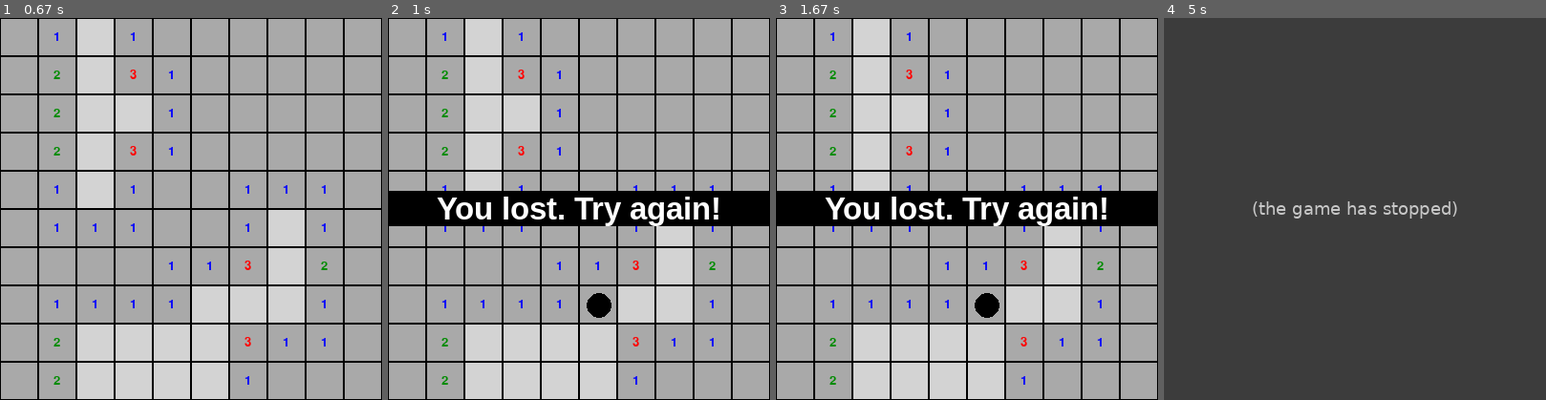
Above: before the commit, frames 1-4 (left to right).
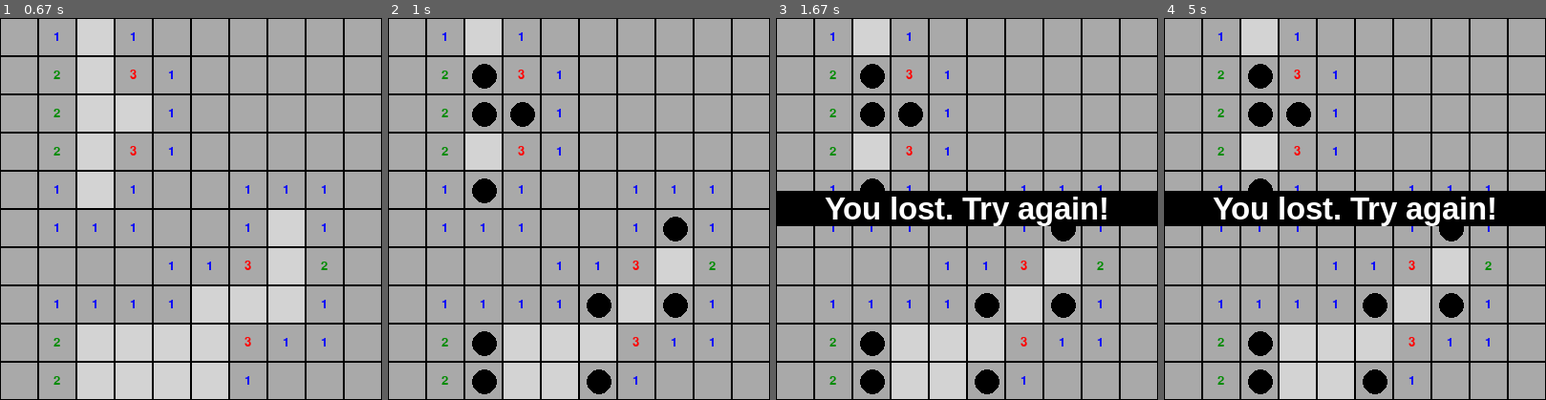
Above: after the commit, the same moments.

Repository: z-rayc/Minesweeper-Pygame
Game: pygame game, started from Minesweeper.py
The game is run twice, just before and just after one commit, with the same random seed, the same clock (stepped at 60 frames per second) and the same inputs.
Inputs (mouse positions are in pixels of both pictures, inside the frame that each line leads up to):
- Up to frame 1 (0.67 s): click (191, 209) at 0.38 s
- Up to frame 2 (1 s): click (617, 293) at 0.72 s
- Up to frame 3 (1.67 s): click (1020, 75) at 1.05 s
- Up to frame 4 (5 s): no input

Frame 1 is identical in both runs. In frame 2, 15% of the frame differs, in the area x 0-100%, y 10-100%; in frame 3, 7.3%; in frame 4, 100%, in the area x 0-100%, y 0-100%.
Before the commit the program exited at 4.72 s; later frames show no game.

Commit message:
Reveal correct solution upon victory/defeat

Diff:
--- a/Minesweeper.py
+++ b/Minesweeper.py
@@ -1,6 +1,5 @@
 import pygame
 import random
-# This uses Python 3.8.5 64-bit
 
 pygame.init()
 
@@ -47,7 +46,7 @@
     for col in range(0, X_TILES):
         for row in range(0, Y_TILES):
             tile = grid[col][row]
-            tile.drawTile()
+            tile.draw_tile()
 
 def get_neighbours(grid, tile):
     """ Get all neighbours of the given tile. """
@@ -141,7 +140,7 @@
         current_tile = neighbours[i]
 
         if current_tile.is_open == False and current_tile.is_flagged == False:
-            current_tile.openTile()
+            current_tile.open_tile()
             global OPENED_TILES
             OPENED_TILES += 1
 
@@ -151,14 +150,34 @@
 def draw_center_text(text):
     """ Draw some text in the center of the window. """
     text = TEXT_FONT.render(text, 1, TEXT_COLOR)
-    pygame.draw.rect(window, BORDER_COLOR, (0, Y_TILES*TILE_SIZE/2 - text.get_height()/2, X_TILES*TILE_SIZE, text.get_height()))
-    window.blit(text, (X_TILES*TILE_SIZE/2 - text.get_width()/2, Y_TILES*TILE_SIZE/2 - text.get_height()/2))
+    pygame.draw.rect(window, BORDER_COLOR, (0, HEIGHT/2 - text.get_height()/2, X_TILES*TILE_SIZE, text.get_height()))
+    window.blit(text, (WIDTH/2 - text.get_width()/2, HEIGHT/2 - text.get_height()/2))
     pygame.display.update()
+
+def get_nearby_flags(grid, tile):
+    return list(filter(lambda x: (x.is_flagged == True), get_neighbours(grid, tile)))
+
+def open_all_mines(grid):
+    unopened_mine_tiles = list(filter(lambda x: (x.has_mine == True and x.is_open == False), get_all_tiles(grid)))
+    for i in range(0, len(unopened_mine_tiles)):
+        unopened_mine_tiles[i].open_tile()
+
+def flag_all_mines(grid):
+    unflagged_mine_tiles = list(filter(lambda x: (x.has_mine == True and x.is_flagged == False), get_all_tiles(grid)))
+    for i in range(0, len(unflagged_mine_tiles)):
+        unflagged_mine_tiles[i].toggle_flag()
+
+def open_all_safe_tiles(grid):
+    unopened_safe_tiles = list(filter(lambda x: (x.has_mine == False and x.is_open == False), get_all_tiles(grid)))
+    for i in range(0, len(unopened_safe_tiles)):
+        unopened_safe_tiles[i].open_tile()
 
 def main():
     """ Runs the game. """
     is_running = True
     has_first_click = True
+    global is_defeated
+    is_defeated = False
 
     window.fill(BG_COLOR)
     grid = make_grid(X_TILES, Y_TILES)
@@ -177,10 +196,11 @@
                     col, row = get_grid_pos(pygame.mouse.get_pos())
                     marked_tile = grid[col][row]
 
-                    if marked_tile.is_open == False:
+                    if marked_tile.is_open == False: # Flag tile
                         marked_tile.toggle_flag()
-                    # else:
-                        # TODO: If nearbyFlags == nearbyBombs, open neighbouring tiles
+                    else: # Reveal neighbours
+                        if len(get_nearby_flags(grid, marked_tile)) == marked_tile.nearby_mines:
+                            open_neighbour_tiles(grid, marked_tile)
 
             if event.type == pygame.MOUSEBUTTONDOWN:
                 mouse_pressed = pygame.mouse.get_pressed()
@@ -196,17 +216,10 @@
                         generate_mines(grid, clicked_tile)
                         set_nearby_mines(grid)
 
-                    # TODO: If mine, is_defeated = true, and reveal all mines
-
                     if clicked_tile.is_open == False and clicked_tile.is_flagged == False:
-                        clicked_tile.openTile()
+                        clicked_tile.open_tile()
                         global OPENED_TILES
                         OPENED_TILES += 1
-
-                        if clicked_tile.has_mine == True:
-                            draw_center_text("You lost. Try again!")
-                            pygame.time.delay(4000)
-                            is_running = False
 
                         if clicked_tile.nearby_mines == 0 and clicked_tile.has_mine == False:
                             open_neighbour_tiles(grid, clicked_tile)
@@ -218,16 +231,30 @@
                         clicked_tile.toggle_flag()
 
             if OPENED_TILES == SAFE_TILES:
+                open_all_safe_tiles(grid)
+                flag_all_mines(grid)
+                pygame.display.update()
+                pygame.time.delay(500)
+
                 # TODO: Reset the board and start a new game
                 draw_center_text("Congrats, you win!")
                 pygame.time.delay(4000)
                 is_running = False
 
+            if is_defeated == True:
+                open_all_mines(grid)
+                pygame.display.update()
+                pygame.time.delay(500)
+
+                draw_center_text("You lost. Try again!")
+                pygame.time.delay(4000)
+                is_running = False
+
     pygame.quit()
 
 class Tile:
     def __init__(self, x_pos, y_pos) -> None:
-        """ Initialise the values of the tile """
+        """ Initialise the values of the tile. """
         self.x_pos = x_pos
         self.y_pos = y_pos
         self.is_open = False
@@ -235,13 +262,17 @@
         self.has_mine = False
         self.nearby_mines = 0
 
-    def drawTile(self):
+    def draw_tile(self):
         """ Draw the tile onto the window. """
         pygame.draw.rect(window, TILE_COLOR, (self.x_pos, self.y_pos, TILE_SIZE, TILE_SIZE))
         pygame.draw.rect(window, BORDER_COLOR, (self.x_pos, self.y_pos, TILE_SIZE, TILE_SIZE), 1)
 
-    def openTile(self):
+    def open_tile(self):
         """ Draw the open tile onto the window. """
+        if self.has_mine:
+            global is_defeated
+            is_defeated = True
+
         self.is_open = True
 
         pygame.draw.rect(window, OPEN_TILE_COLOR, (self.x_pos, self.y_pos, TILE_SIZE, TILE_SIZE))
@@ -261,7 +292,7 @@
         self.is_flagged = not self.is_flagged
 
         if self.is_flagged == False:
-            self.drawTile()
+            self.draw_tile()
         else:
             pygame.draw.polygon(window, FLAG_COLOR, ((self.x_pos + TILE_SIZE/5, self.y_pos + TILE_SIZE/5), (self.x_pos + TILE_SIZE/5, self.y_pos + TILE_SIZE - TILE_SIZE/5), (self.x_pos + TILE_SIZE - TILE_SIZE/5, self.y_pos + TILE_SIZE/2)))
 
